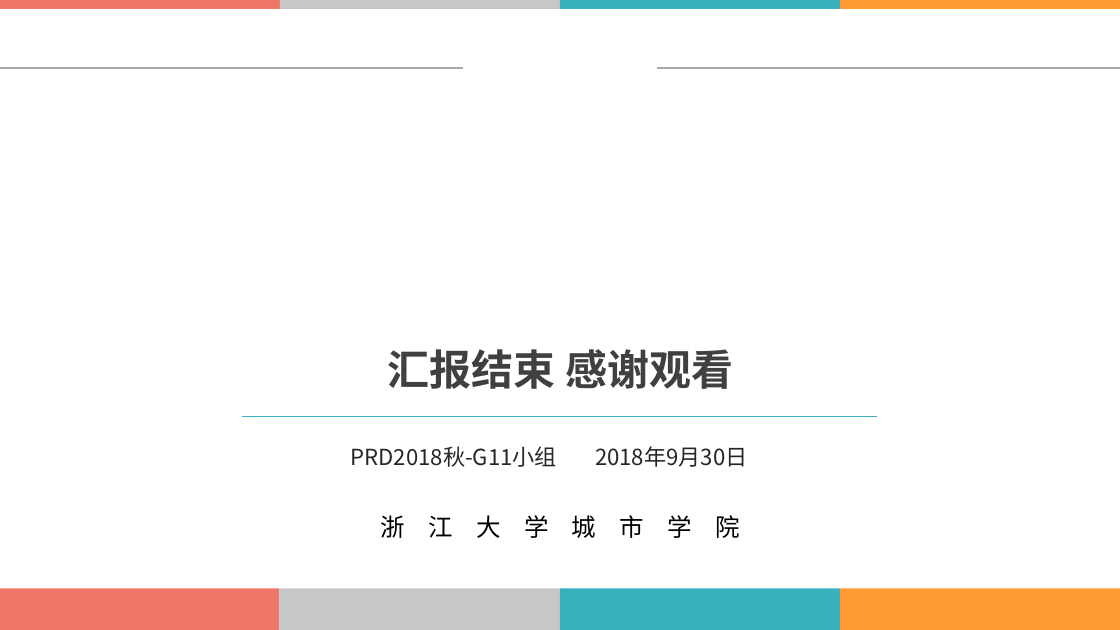
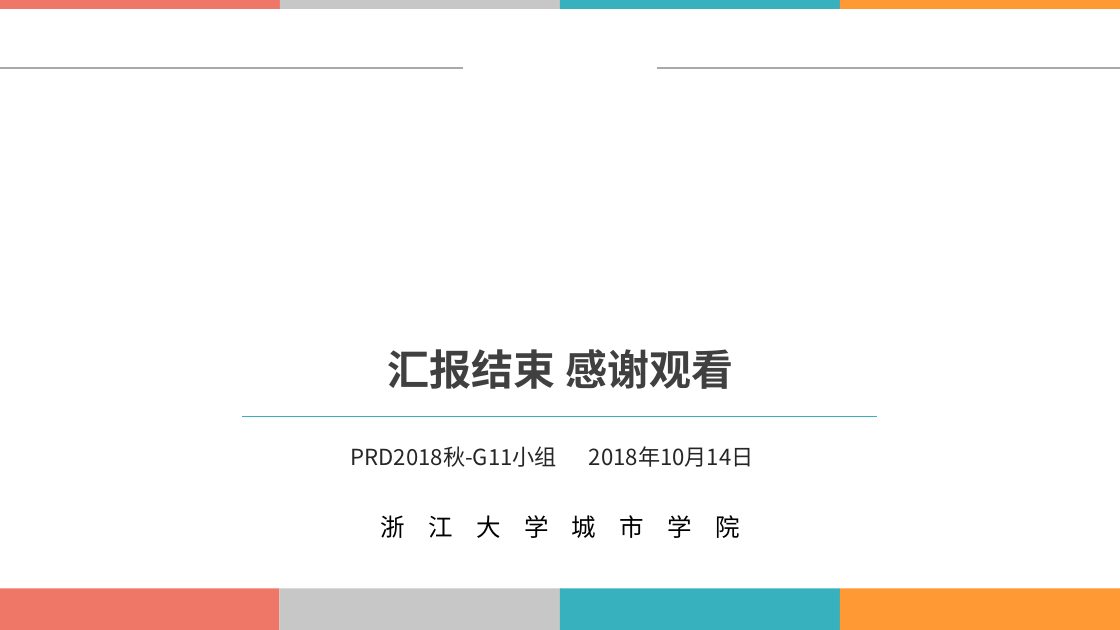
Before and after one commit to boboHh/AssistantTeaching, a slide deck: slide 25 of 非受控文档/01-江亮儒/PRD2018-G11-UML图.pptx (slide 18 before the commit). Drawn at 1120x630 pixels with LibreOffice and Linux fonts; fonts in the diff are those of the drawing; background and template pictures are left out. Boxes give left, top, right and bottom in pixels: in the first picture for what was removed or moved away, otherwise in the second. Text is boxed around its words. In the diff, an @@ line names an element or a change of style, - is before the commit and + after.

```diff
--- a/非受控文档/01-江亮儒/PRD2018-G11-UML图.pptx
+++ b/非受控文档/01-江亮儒/PRD2018-G11-UML图.pptx
@@ text at [589,446,754,467]: text changed @@
-2018年9月30日
+2018年10月14日
```
Also in this commit, not shown: 1 other slide changed, 22 slides added, 15 slides removed, 1 other file.
